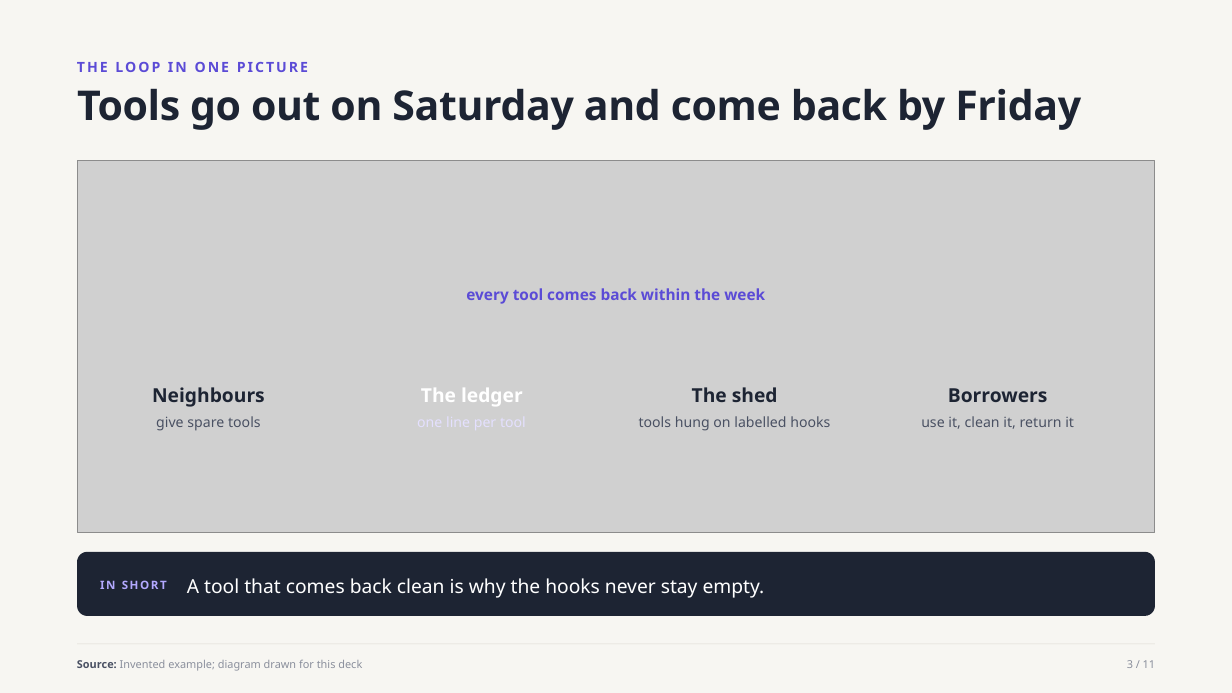
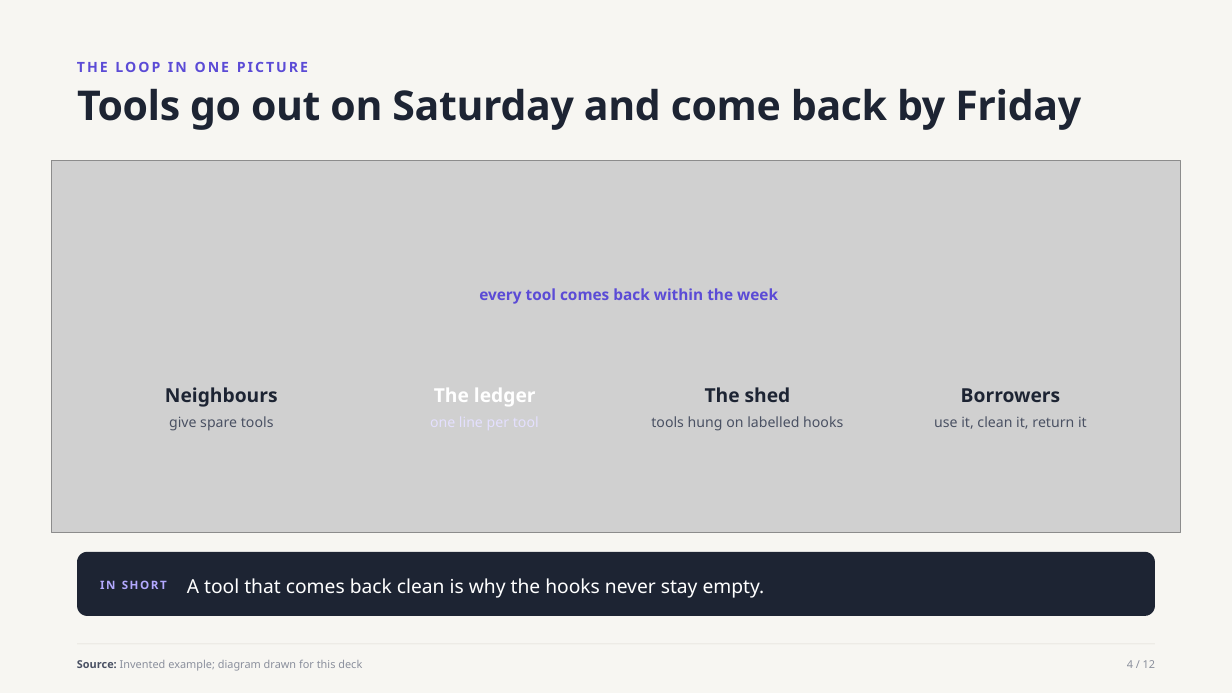
Before and after one commit to witt3rd/publishing, a slide deck: slide 4 of docs/samples/house-style-explainer-v1.pptx (slide 3 before the commit). Drawn at 1232x693 pixels with LibreOffice and Linux fonts; fonts in the diff are those of the drawing; grey boxes stand for pictures. Boxes give left, top, right and bottom in pixels: in the first picture for what was removed or moved away, otherwise in the second. Text is boxed around its words. In the diff, an @@ line names an element or a change of style, - is before the commit and + after.

```diff
--- a/docs/samples/house-style-explainer-v1.pptx
+++ b/docs/samples/house-style-explainer-v1.pptx
@@ picture: place and size @@
-picture at [77, 161, 1155, 533]
+picture at [52, 161, 1181, 533]
@@ text "The ledger": place and size @@
-text "The ledger" at [421, 388, 523, 406]
+text "The ledger" at [434, 388, 536, 406]
@@ 6 texts: place and size @@
-6 texts at [152, 288, 1048, 431]
+6 texts at [165, 288, 1061, 431]
@@ text "use it, clean it, return ...": place and size @@
-text "use it, clean it, return ..." at [921, 416, 1074, 429]
+text "use it, clean it, return ..." at [934, 416, 1087, 429]
@@ text at [1127, 660, 1155, 668]: text changed @@
-3 / 11
+4 / 12
```
Also in this commit, not shown: 10 other slides changed, 1 slide added, 23 other files.
